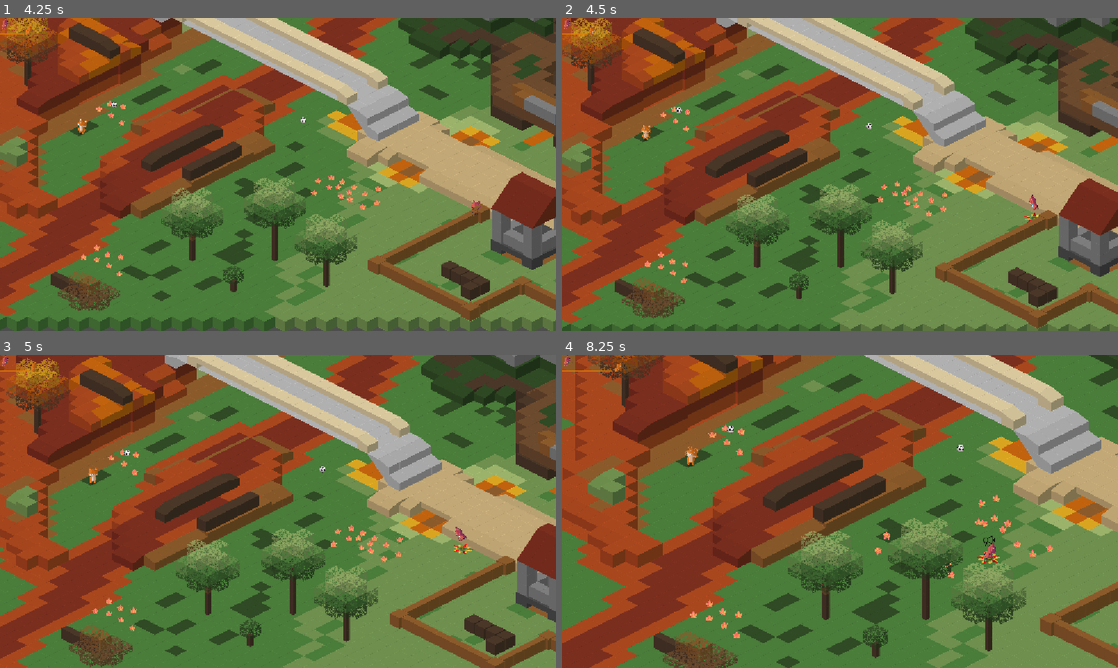
Above: before the commit, frames 1-4 (two rows, left to right).
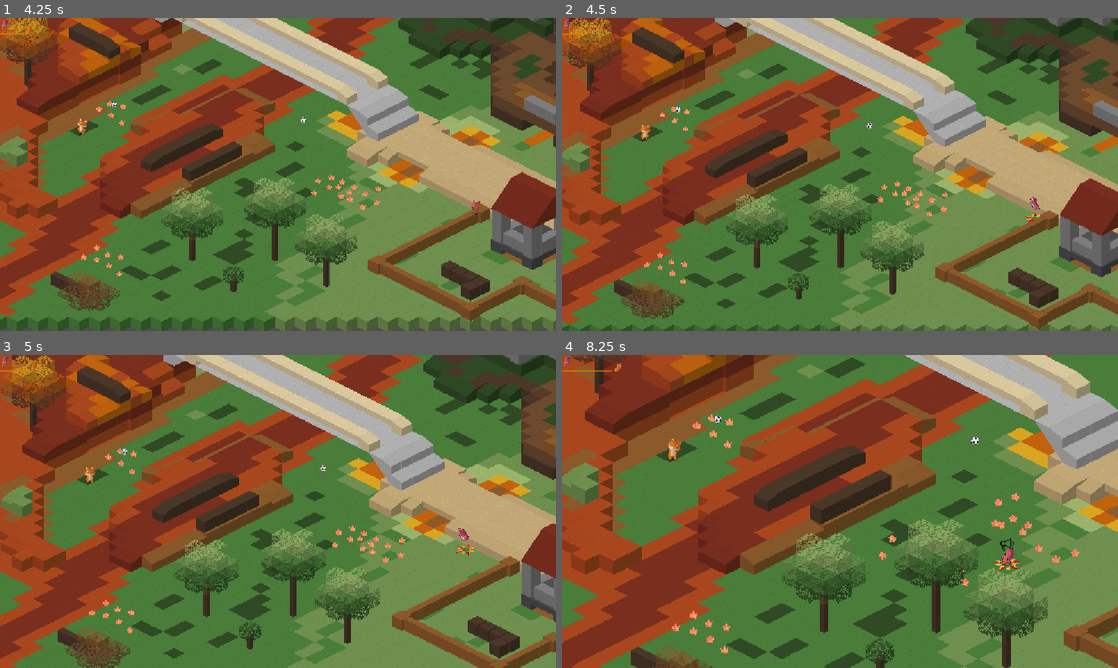
Above: after the commit, the same moments.

Repository: Zbyl/SlavicGameJam2026
Game: Godot game, scene res://game.tscn
The game is run twice, just before and just after one commit, with the same random seed, the same clock (stepped at 60 frames per second) and the same inputs. Sound files missing from this copy of the repository are replaced by a short silence.
Inputs (mouse positions are in pixels of both pictures, inside the frame that each line leads up to):
- Up to frame 1 (4.25 s): click "Poluj!" at 0.5 s; tap Enter (ui_accept) at 1.25, 1.52, 2.27, 3.77 s; move the mouse to (400, 158) at 1.27 s; hold Right (ui_right) 1.28-2.03 s; tap Space at 1.35 s; click (400, 158) at 1.42 s; move the mouse to (166, 190) at 2.02 s; hold Down (ui_down) 2.03-2.78 s; tap Ctrl at 2.1 s; move the mouse to (333, 105) at 2.77 s; hold Right (ui_right) 2.78-3.53 s; tap Shift at 2.85 s; move the mouse to (250, 237) at 3.52 s; hold Up (ui_up) from 3.53 s (still down); tap Q at 3.6 s; click (250, 237) at 3.67 s
- Up to frame 2 (4.5 s): move the mouse to (1006, 221) at 4.27 s; release Up (ui_up) at 4.28 s; hold Left (ui_left) from 4.28 s (still down); tap Space at 4.35 s
- Up to frame 3 (5 s): keep holding Left (ui_left); tap Enter (ui_accept) at 4.52 s
- Up to frame 4 (8.25 s): move the mouse to (673, 464) at 5.02 s; tap Ctrl at 5.1, 8.1 s; tap Enter (ui_accept) at 5.27, 6.77, 7.52 s; move the mouse to (867, 511) at 5.77 s; release Left (ui_left) at 5.78 s; hold Down (ui_down) 5.78-6.53 s; tap Shift at 5.85 s; click (867, 511) at 5.92 s; move the mouse to (756, 433) at 6.52 s; hold Right (ui_right) 6.53-7.28 s; tap Q at 6.6 s; move the mouse to (962, 495) at 7.27 s; hold Up (ui_up) 7.28-8.03 s; tap Space at 7.35 s; move the mouse to (728, 527) at 8.02 s; hold Right (ui_right) from 8.03 s (still down); click (728, 527) at 8.17 s

Frame 1 is identical in both runs. In frame 2, 5.3% of the frame differs, in the area x 0-100%, y 0-100%; in frame 3, 16%; in frame 4, 48%.

Commit message:
Camera Zoom a little quicker

Diff:
--- a/Game/GameCamera.gd
+++ b/Game/GameCamera.gd
@@ -21,7 +21,7 @@
         minPosOfKuns = minPosOfKuns.min(posOfKun)
         maxPosOfKuns = maxPosOfKuns.max(posOfKun)
 
-    var zoomIncreaseMaxRelVelocity =  0.05
+    var zoomIncreaseMaxRelVelocity =  0.08
     var screen_size = get_viewport().get_visible_rect().size
     var viewWidthAtZoom0 = screen_size.x
     var viewHeightAtZoom0 = screen_size.y
